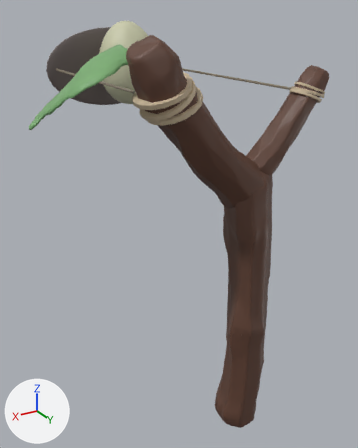
One commit to the glTF model entities/weapons/ranged_weapons/ranged_weapon_models/slingshot/art/slingshot.glb: the scene before it, then after it.
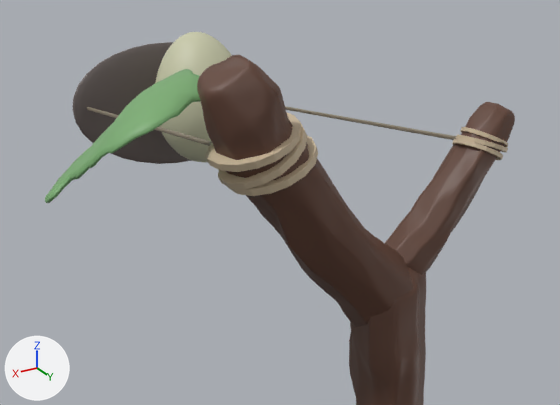
Each version appears first whole from a 50 mm lens placed at (1.929, 2.397, 3.828), pointed at (0.044, -0.744, 2.258), and next in a close-up on the part from 0% to 100% of the width and 0% to 58% of the height. Arrows for +X, +Y and +Z are at lower left; the lights stay in place. Where no turn or scale is listed for an object, it has been applied to the vertices.

Script lines for the objects in view, before the commit:
```python
me_cube = bpy.data.meshes.new('Cube')
me_cube.from_pydata(...)  # 3100 vertices, 6196 faces; spans x -0.3..0.15, y -0.18..0.2, z -0.99..1.06
me_cube.materials.append(mat_material)  # picture img_material_base_color
me_cylinder_005 = bpy.data.meshes.new('Cylinder.005')
me_cylinder_005.from_pydata(...)  # 204 vertices, 384 faces; spans x -0.112..1.228, y -0.202..0.145, z -0.084..0.174
me_cylinder_005.materials.append(mat_material_002)  # picture img_cylinder
me_sphere_001 = bpy.data.meshes.new('Sphere.001')
me_sphere_001.from_pydata(...)  # 994 vertices, 1984 faces; spans x -0.246..0.267, y -0.27..0.269, z -0.219..0.459
me_sphere_001.materials.append(mat_material_007)  # picture img_sphere
ob_cube = bpy.data.objects.new('Cube', me_cube)
ob_cube.location = (0.0, 0.0, 1.854)
ob_cylinder_004 = bpy.data.objects.new('Cylinder.004', me_cylinder_005)
ob_cylinder_004.location = (-0.472, 0.012, 3.346)
ob_sphere_001 = bpy.data.objects.new('Sphere.001', me_sphere_001)
ob_sphere_001.location = (0.0, -1.628, 3.295)
# also in view: 'Cube.003' at (0.032, -1.026, 3.355); 'leaf' at (0.915, -0.342, 3.421); 'Sphere' at (0.022, -2.004, 3.354); 'Cube.001' at (0.328, -0.003, 3.168); 'Cube.002' at (-0.306, 0.003, 3.16)
```
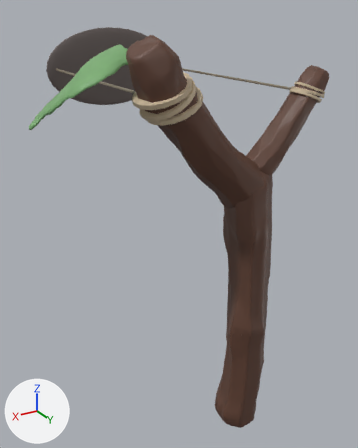
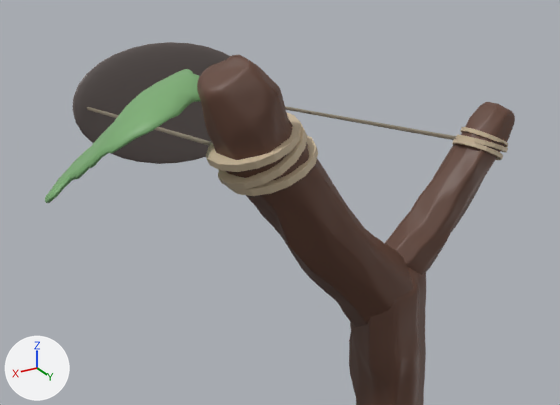
The change in detail:
Object 'Sphere.001' (ob_sphere_001) is deleted.

Pixel boxes [x1, y1, x2, y2] of what changed, in the close-ups (560 x 405 px):
'Sphere.001', deleted: before [155, 32, 232, 162]
